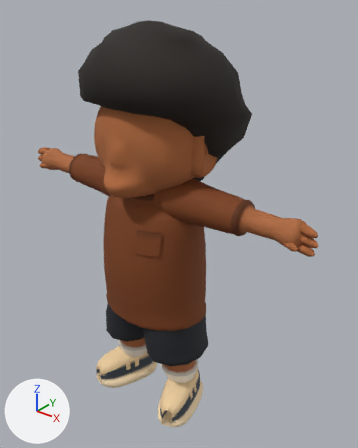
The Blender file assets/v2/source/grizz-pilot.blend as it was, and as the next commit left it.
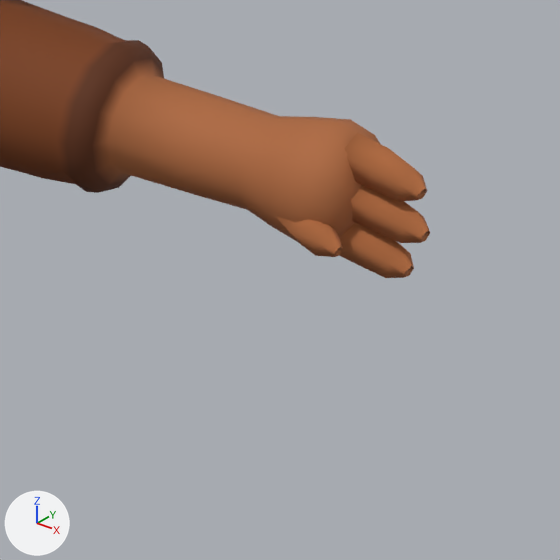
The first picture shows the older version from a camera (50 mm lens) standing at (2.99, -3.34, 4.27) and looking at (0.13, 0.24, 2.05). The close-ups show the older and then the newer version on the part from 60% to 98% of the width and 42% to 72% of the height of that picture. Only the edits that show in the close-ups are written down. Every picture has the same lights, and +X, +Y and +Z are marked at lower left.

The first close-up shows 'kid_grizz_LOD0'.
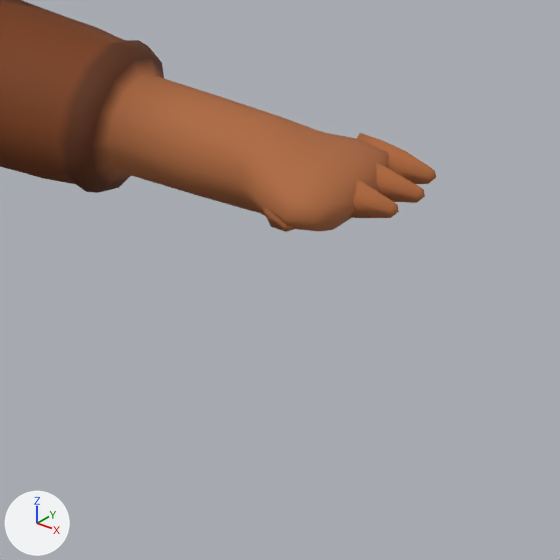
Location of each change, (x1, y1, x2, y2) in pixels of the close-ups (560 x 560 px; the box of a moved part takes in the faces that stretch with it):
'kid_grizz_LOD0', reshaped
    before: (0, 0, 430, 278)
    after: (0, 0, 436, 232)
part 1 of me_kid_grizz_lod0_mesh_001, moved or reshaped
    before: (238, 116, 430, 278)
    after: (238, 116, 436, 232)

The change in detail:
me_kid_grizz_lod0_mesh_001 is used by ob_kid_grizz_lod0; location (0.0, 0.0, 0.0).
me_kid_grizz_lod0_mesh_001 had 3489 vertices, 3555 faces and spanned x -1.73..1.73, y -0.57..0.78, z 0.01..3.99.
me_kid_grizz_lod0_mesh_001 now has 3489 vertices, 3555 faces and spans x -1.67..1.67, y -0.57..0.78, z 0.01..3.99.
me_kid_grizz_lod0_mesh_001 part 1: 124 of 3489 vertices moved; they spanned x 1.43..1.73, y -0.15..0.13, z 2.34..2.6 and now span x 1.37..1.67, y -0.18..0.2, z 2.4..2.55; mean shift (-0.05, 0.05, 0.01); largest move (1.68, 0.0, 2.38) -> (1.59, 0.19, 2.48).
Other edits to the shape of me_kid_grizz_lod0_mesh_001 do not show in these pictures.
